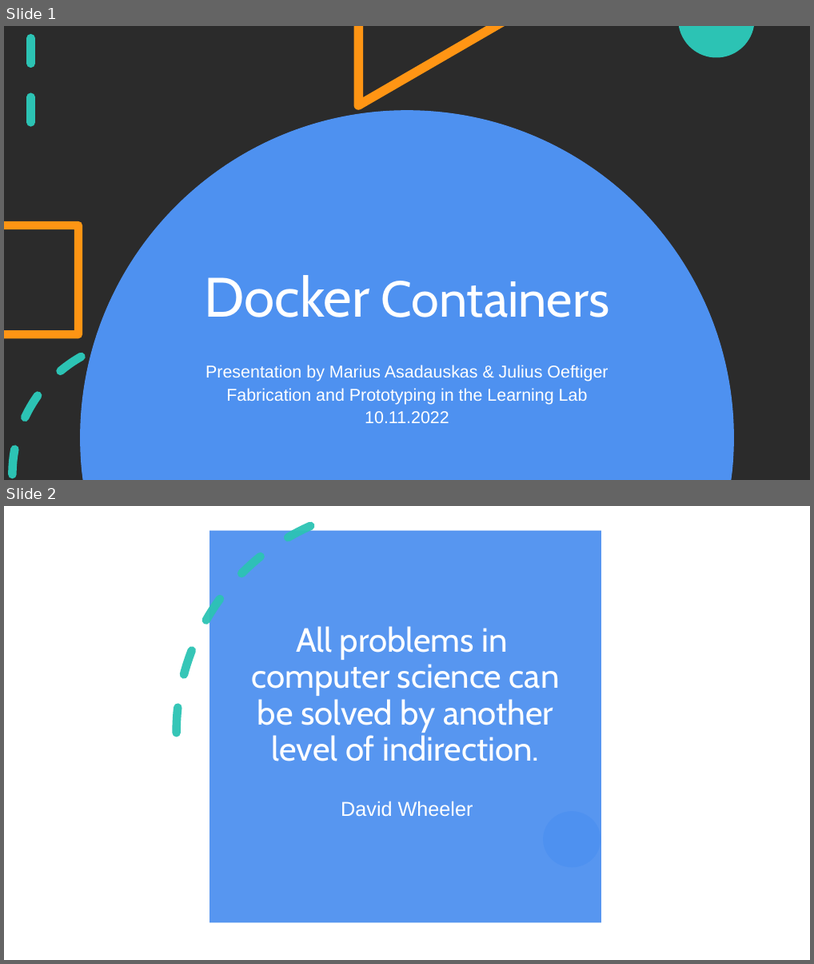
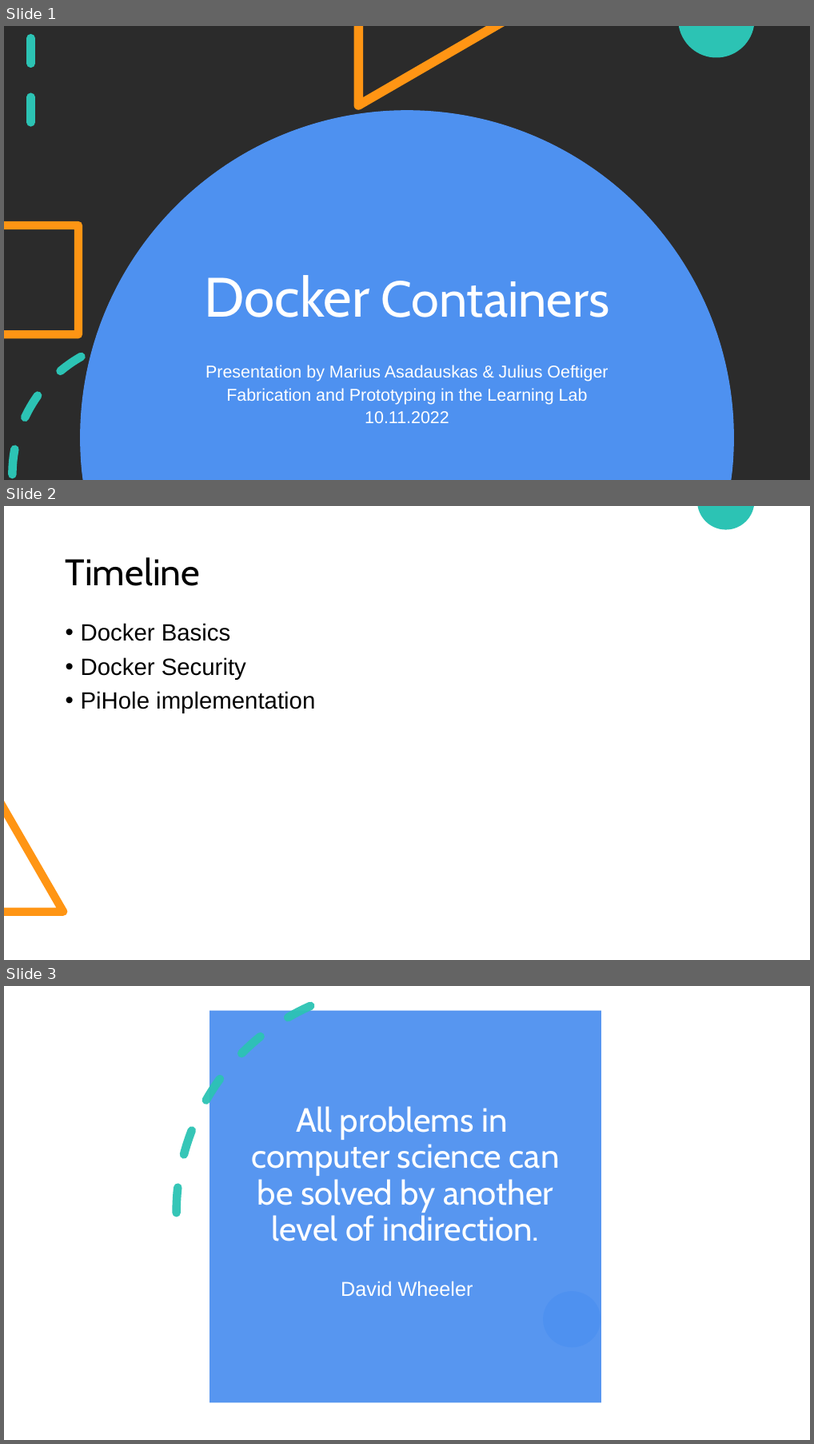
Before and after one commit to nembrinj/protofablab, a slide deck: presentations/Docker Containers.pptx. Shown one above the other, each under a label of ours: slides 1 and 2 before the commit, slides 1, 2 and 3 after it. The pictures are 814x964 and 814x1444 pixels, drawn with LibreOffice and Linux fonts; fonts in the diff are those of the drawing; background and template pictures are left out; a plain dark background stands for a picture behind light text. Boxes give left, top, right and bottom in pixels: in the first picture for what was removed or moved away, otherwise in the second. Text is boxed around its words. In the diff, an @@ line names an element or a change of style, - is before the commit and + after.

```diff
--- a/presentations/Docker Containers.pptx
+++ b/presentations/Docker Containers.pptx
@@ slide 2 added at box(4, 506, 810, 960), background #FFFFFF @@
@@ freeform shape added at box(698, 506, 754, 529), fill #2CC3B4 @@
@@ title added at box(66, 557, 200, 586), 44 pt, text #000000 @@
+Timeline
@@ text added at box(81, 623, 315, 713), 28 pt, text #000000 @@
+• Docker Basics
+• Docker Security
+• PiHole implementation
@@ freeform shape added at box(4, 800, 67, 916), fill #FF9514 @@
@@ what was slide 2 is now slide 3 @@
```
Also in this commit, not shown: 1 slide changed, 4 other slides added, 1 slide removed.
